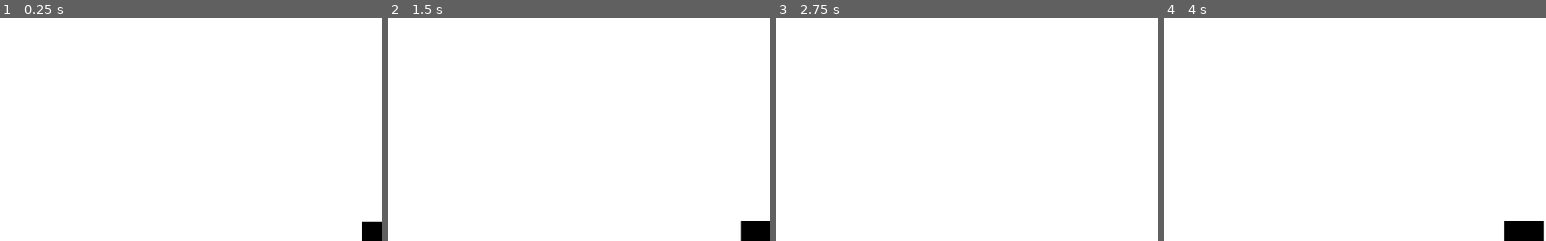
Above: before the commit, frames 1-4 (left to right).
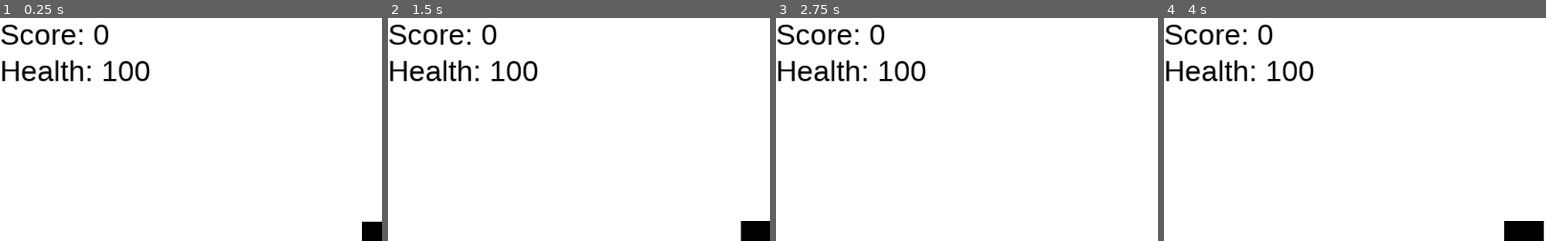
Above: after the commit, the same moments.

Repository: Anonymouqs/SquareStuff
Game: Godot game, scene res://levels/test/simple_level_1.tscn
Same seed, same stepped clock (60 frames per second), same inputs: the game is played once before the commit and once after it. The project has no main scene, so this scene is started directly.
Inputs (mouse positions are % of the whole screen's width and height, from its top left):
- Up to frame 1 (0.25 s): no input
- Up to frame 2 (1.5 s): tap Enter at 0.5 s; move the mouse to (72, 45) at 0.52 s; hold Right (ui_right) 0.53-1.28 s; move the mouse to (30, 55) at 1.27 s; hold Left (ui_left) from 1.28 s (still down)
- Up to frame 3 (2.75 s): move the mouse to (60, 28) at 2.02 s; release Left (ui_left) at 2.03 s; hold Right (ui_right) from 2.03 s (still down)
- Up to frame 4 (4 s): move the mouse to (45, 70) at 2.77 s; release Right (ui_right) at 2.78 s; hold Up (ui_up) 2.78-3.53 s; move the mouse to (80, 65) at 3.52 s; hold Left (ui_left) from 3.53 s (still down)
The pictures show only the part of the screen within x 0-50%, y 0-50%; the shares and areas given below are measured in that part.

The runs differ from the first frame. In frame 1, 2.5% of the frame differs, in the area x 0-40%, y 2-29%; in frame 2, 2.5%; in frame 3, 2.5%; in frame 4, 2.5%.

Commit message:
Implement basic GUI
Level Finish will now display "Level Finished" when touched by player

Diff:
--- a/core/_pc.gd
+++ b/core/_pc.gd
@@ -4,6 +4,7 @@
 # var a = 2
 # var b = "text"
 export var controller_path = ""
+export var player_gui_path = ""
 
 var controller: KinematicBody2D
 var motion = Vector2(0,0)
--- a/entity/pc/player/player.gd
+++ b/entity/pc/player/player.gd
@@ -7,6 +7,7 @@
 # Declare member variables here. Examples:
 
 func _ready():
+	player_gui_path = get_tree().get_root().find_node("player_gui", true, false)
 	pass # Replace with function body.
 
 func player(): #
@@ -28,3 +29,6 @@
 	#Gravity
 	motion.y += gravity
 	motion = controller.move_and_slide(motion)
+
+func disp_level_finished():
+	player_gui_path.finish_level()
--- /dev/null
+++ b/gui/player/level_display/default_level_display/defualt_level_display.tscn
@@ -0,0 +1,32 @@
+[gd_scene load_steps=4 format=2]
+
+[ext_resource path="res://gui/player/level_display/default_level_display/player_gui.gd" type="Script" id=1]
+[ext_resource path="res://fonts/liberation-sans/LiberationSans-Regular.ttf" type="DynamicFontData" id=2]
+
+[sub_resource type="DynamicFont" id=1]
+size = 39
+font_data = ExtResource( 2 )
+
+[node name="player_gui" type="Control"]
+anchor_right = 1.0
+anchor_bottom = 1.0
+script = ExtResource( 1 )
+
+[node name="VBoxContainer" type="VBoxContainer" parent="."]
+margin_right = 40.0
+margin_bottom = 40.0
+
+[node name="score" type="Label" parent="VBoxContainer"]
+margin_right = 202.0
+margin_bottom = 45.0
+custom_fonts/font = SubResource( 1 )
+custom_colors/font_color = Color( 0, 0, 0, 1 )
+text = "Score: 0"
+
+[node name="health" type="Label" parent="VBoxContainer"]
+margin_top = 49.0
+margin_right = 202.0
+margin_bottom = 94.0
+custom_fonts/font = SubResource( 1 )
+custom_colors/font_color = Color( 0, 0, 0, 1 )
+text = "Health: 100"
--- /dev/null
+++ b/gui/player/level_display/default_level_display/player_gui.gd
@@ -0,0 +1,21 @@
+extends Control
+
+# Declare member variables here. Examples:
+# var a = 2
+# var b = "text"
+
+# Called when the node enters the scene tree for the first time.
+func _ready():
+
+	pass # Replace with function body.
+
+func disp_score(score):
+	$score.text = "Score: " + score
+
+func disp_lives(lives):
+	$lives.text = "Lives: " + lives
+
+func finish_level():
+	var scene = load("res://gui/player/level_finished/level_finished.tscn")
+	var finish_gui = scene.instance()
+	add_child(finish_gui)
--- a/levels/test/simple_level_1.tscn
+++ b/levels/test/simple_level_1.tscn
@@ -1,11 +1,12 @@
-[gd_scene load_steps=8 format=2]
+[gd_scene load_steps=9 format=2]
 
-[ext_resource path="res://map/blocks/basic_platform.tscn" type="PackedScene" id=1]
-[ext_resource path="res://entity/pc/player/player.tscn" type="PackedScene" id=2]
-[ext_resource path="res://themes/elysium.tres" type="Theme" id=3]
-[ext_resource path="res://fonts/imported/liberation_sans_reg.tres" type="DynamicFont" id=4]
-[ext_resource path="res://map/hazards/seeker_mine.tscn" type="PackedScene" id=5]
-[ext_resource path="res://map/level_flow/level_finished/level_finished.tscn" type="PackedScene" id=6]
+[ext_resource path="res://gui/player/level_display/default_level_display/defualt_level_display.tscn" type="PackedScene" id=1]
+[ext_resource path="res://map/blocks/basic_platform.tscn" type="PackedScene" id=2]
+[ext_resource path="res://entity/pc/player/player.tscn" type="PackedScene" id=3]
+[ext_resource path="res://themes/elysium.tres" type="Theme" id=4]
+[ext_resource path="res://fonts/imported/liberation_sans_reg.tres" type="DynamicFont" id=5]
+[ext_resource path="res://map/hazards/seeker_mine.tscn" type="PackedScene" id=6]
+[ext_resource path="res://map/level_flow/level_finished/level_finished.tscn" type="PackedScene" id=7]
 
 [sub_resource type="Animation" id=1]
 resource_name = "dialogue"
@@ -24,14 +25,21 @@
 
 [node name="Node2D" type="Node2D"]
 
+[node name="CanvasLayer" type="CanvasLayer" parent="."]
+
+[node name="player_gui" parent="CanvasLayer" instance=ExtResource( 1 )]
+
 [node name="terrain" type="Node2D" parent="."]
 
-[node name="basic_platform" parent="terrain" instance=ExtResource( 1 )]
+[node name="basic_platform" parent="terrain" instance=ExtResource( 2 )]
 position = Vector2( 96, 44 )
 scale = Vector2( 10.8, 2.8 )
 
-[node name="player" parent="." instance=ExtResource( 2 )]
+[node name="player" parent="." groups=[
+"player",
+] instance=ExtResource( 3 )]
 position = Vector2( 8, 8 )
+player_gui_path = "CanvasLayer/player_gui"
 
 [node name="Node2D" type="Node2D" parent="."]
 
--- a/map/level_flow/level_finished/level_finished.gd
+++ b/map/level_flow/level_finished/level_finished.gd
@@ -14,4 +14,4 @@
 
 func _on_Area2D_body_entered(body):
 	if body.has_method("player"):
-		print("Level_End")
+		body.disp_level_finished()
--- a/map/level_flow/level_finished/level_finished.tscn
+++ b/map/level_flow/level_finished/level_finished.tscn
@@ -17,6 +17,5 @@
 [node name="Area2D" type="Area2D" parent="."]
 
 [node name="CollisionShape2D" type="CollisionShape2D" parent="Area2D"]
-scale = Vector2( 1, 1 )
 shape = SubResource( 1 )
 [connection signal="body_entered" from="Area2D" to="." method="_on_Area2D_body_entered"]
Not shown: 1 places in levels/test/simple_level_1.tscn that only renumber resources
